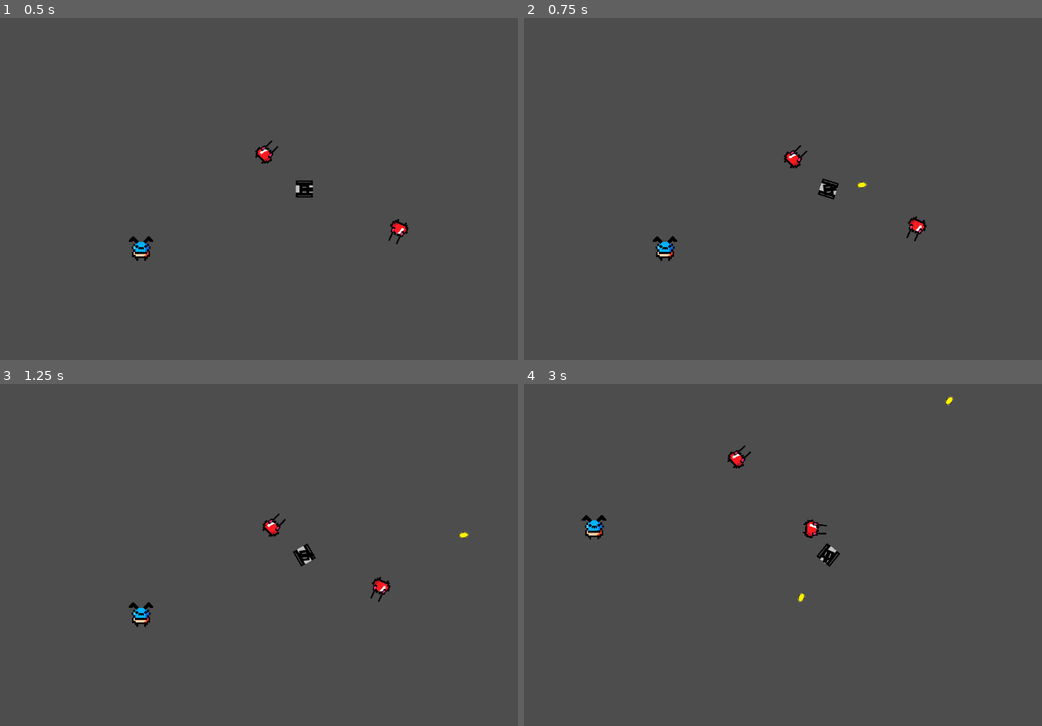
Above: before the commit, frames 1-4 (two rows, left to right).
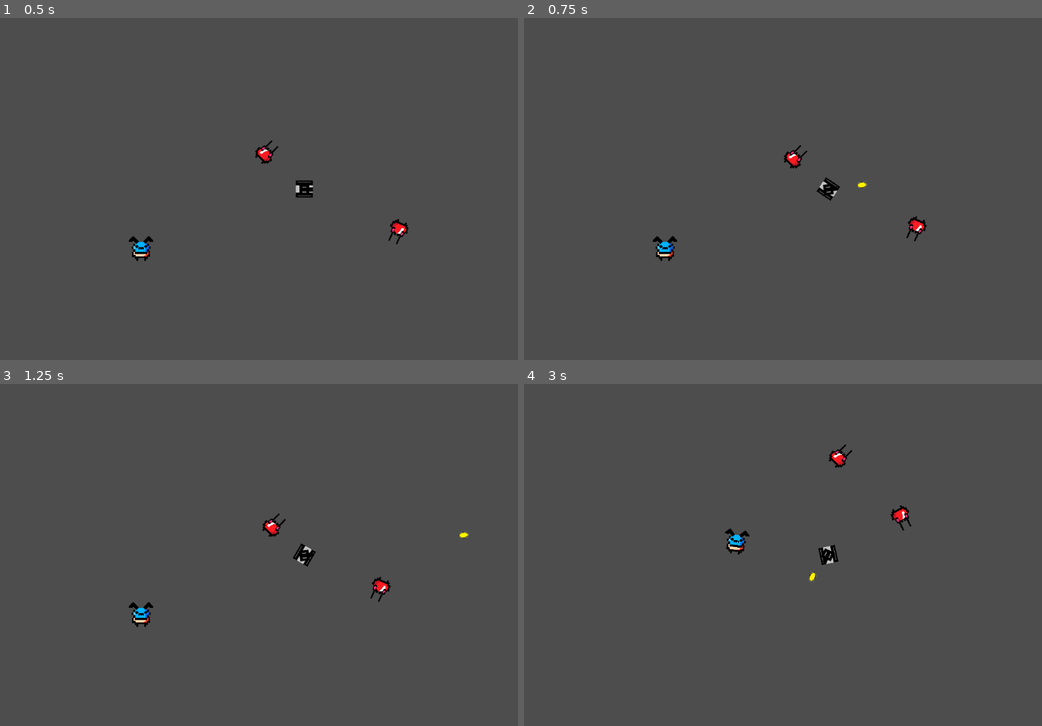
Above: after the commit, the same moments.

Repository: TheCrusty/Biotank-demake
Game: Godot game, scene res://levels/test_level.tscn
Same seed, same stepped clock (60 frames per second), same inputs: the game is played once before the commit and once after it.
Inputs (mouse positions are in pixels of both pictures, inside the frame that each line leads up to):
- Up to frame 1 (0.5 s): no input
- Up to frame 2 (0.75 s): move the mouse to (964, 171) at 0.52 s; hold D (Rotate_Right) from 0.53 s (still down); tap Space (Shoot) at 0.6 s
- Up to frame 3 (1.25 s): keep holding D (Rotate_Right)
- Up to frame 4 (3 s): move the mouse to (705, 572) at 1.27 s; release D (Rotate_Right) at 1.28 s; hold S (Reverse) 1.28-2.03 s; tap Space (Shoot) at 1.35, 2.1, 2.85 s; move the mouse to (886, 479) at 2.02 s; hold D (Rotate_Right) 2.03-2.78 s; move the mouse to (798, 623) at 2.77 s; hold W (Forward) from 2.78 s (still down)

Frame 1 is identical in both runs. In frame 2, less than 0.1% of the frame differs, in the area x 56-62%, y 46-54%; in frame 3, 0.1%; in frame 4, 1.2%, in the area x 11-83%, y 3-64%.

Commit message:
WIP DANGER

Diff:
--- a/levels/player.gd
+++ b/levels/player.gd
@@ -1,13 +1,15 @@
 extends CharacterBody2D
 
-@export var speed = 300
-@export var rotation_speed = 1.5
+@export var speed = 0.0
+@export var max_speed = 14450.0
+@export var damper = 0.015
+@export var rotation_speed = 3
 
 var projectile = preload("res://levels/projectile.tscn")
 var rotation_direction = 0
 
 
-func get_input():
+func get_input(delta):
 	if Input.is_action_just_pressed("Shoot"):
 		var projectile_instance = projectile.instantiate()
 		projectile_instance.shooter = self
@@ -15,11 +17,14 @@
 		projectile_instance.transform = $TankTopPivot.global_transform
 	else:
 		rotation_direction = Input.get_axis("Rotate_Left", "Rotate_Right")
-		velocity = transform.x * Input.get_axis("Forward", "Reverse") * speed
+		if Input.is_action_pressed("Forward") or Input.is_action_pressed("Reverse"):
+			speed = lerp(speed,max_speed,damper)
+			velocity = transform.x * Input.get_axis("Forward", "Reverse") * (speed * delta)
+			print(speed)
 
 
 func _physics_process(delta):
-	get_input()
+	get_input(delta)
 	rotation += rotation_direction * rotation_speed * delta
 	$TankTopPivot.look_at(get_global_mouse_position())
 	move_and_slide()
--- a/levels/projectile.gd
+++ b/levels/projectile.gd
@@ -10,7 +10,6 @@
 func _process(delta):
 	if not exploding:
 		position += transform.x * speed * delta
-		print(global_position.distance_to(shooter.global_position))
 		if global_position.distance_to(shooter.global_position) >= 400:
 			queue_free()
 
--- a/levels/projectile.tscn
+++ b/levels/projectile.tscn
@@ -143,4 +143,5 @@
 animation = &"Explode"
 
 [connection signal="area_entered" from="." to="." method="_on_area_entered"]
+[connection signal="body_entered" from="." to="." method="_on_body_entered"]
 [connection signal="animation_finished" from="Explosion" to="." method="_on_explosion_animation_finished"]
